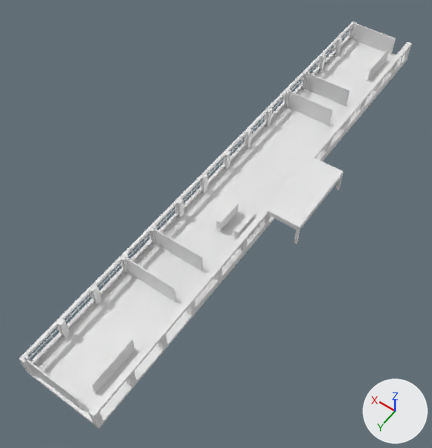
What one commit did to the OBJ model models/koyo/3dMap_south_1F.obj.
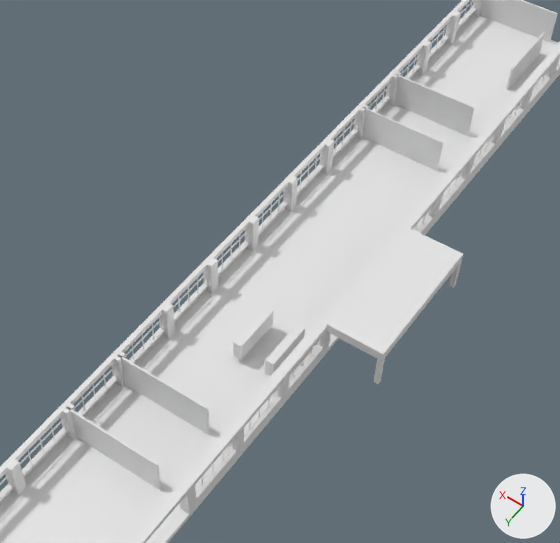
Each version appears first whole from a camera (50 mm lens) standing at (-8.5, 47.5, 60.6) and looking at (19.9, 7.7, -1.9), and next in a close-up on the part from 20% to 92% of the width and 7% to 74% of the height. Every picture has the same lights, and +X, +Y and +Z are marked at lower right. Where no turn or scale is listed for an object, it has been applied to the vertices.

Names of what the first close-up shows: 'ceiling_Gate.001_立方体.612', 'floor_1F_Cube.003', 'overWindow_1F-2_立方体.043', 'overWindow_1F_立方体.008', 'pillar_1F-1_立方体.627', 'pillar_1F-2_立方体.038', 'underWindow_1F_立方体.007', 'wall_Club~Str1F1_立方体.201', 'wall_Hall~Str1F2_立方体.044', 'wall_Str1F1~Hall_立方体.045', 'wall_Str1F2~HomeRoom_立方体.199', 'window_1F-1_立方体.034'.
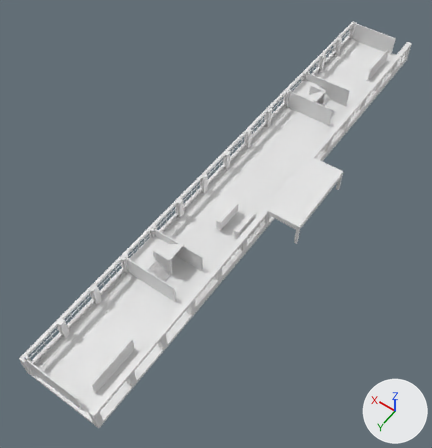
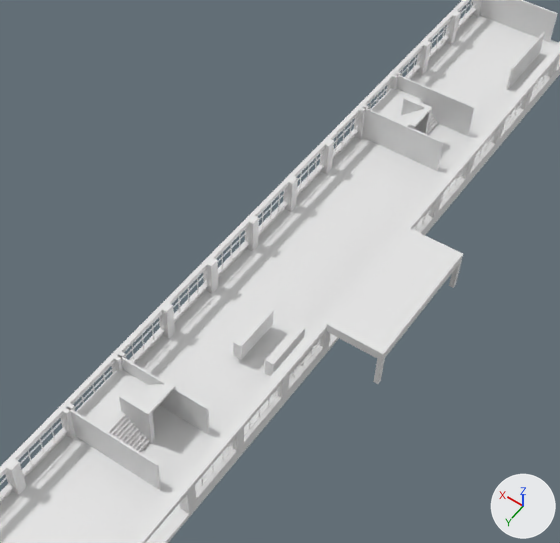
Edits to the bpy script that builds the scene:
```text
Add me_str_1f_立方体_017:
    me_str_1f_立方体_017.from_pydata(...)  # 1292 vertices, 2576 faces; spans x 18.8..23.6, y -21.0..21.0, z -0.4..3.4
Add ob_str_1f_立方体_017:
    ob_str_1f_立方体_017 = bpy.data.objects.new('Str_1F_立方体.017', me_str_1f_立方体_017)
    ob_str_1f_立方体_017.location = (0.0, 0.0, 0.0)
```

Boxes (x1, y1, x2, y2) around the edits, measured in the close-ups (560 x 543 px):
'Str_1F_立方体.017', added: after (76, 88, 439, 453)
